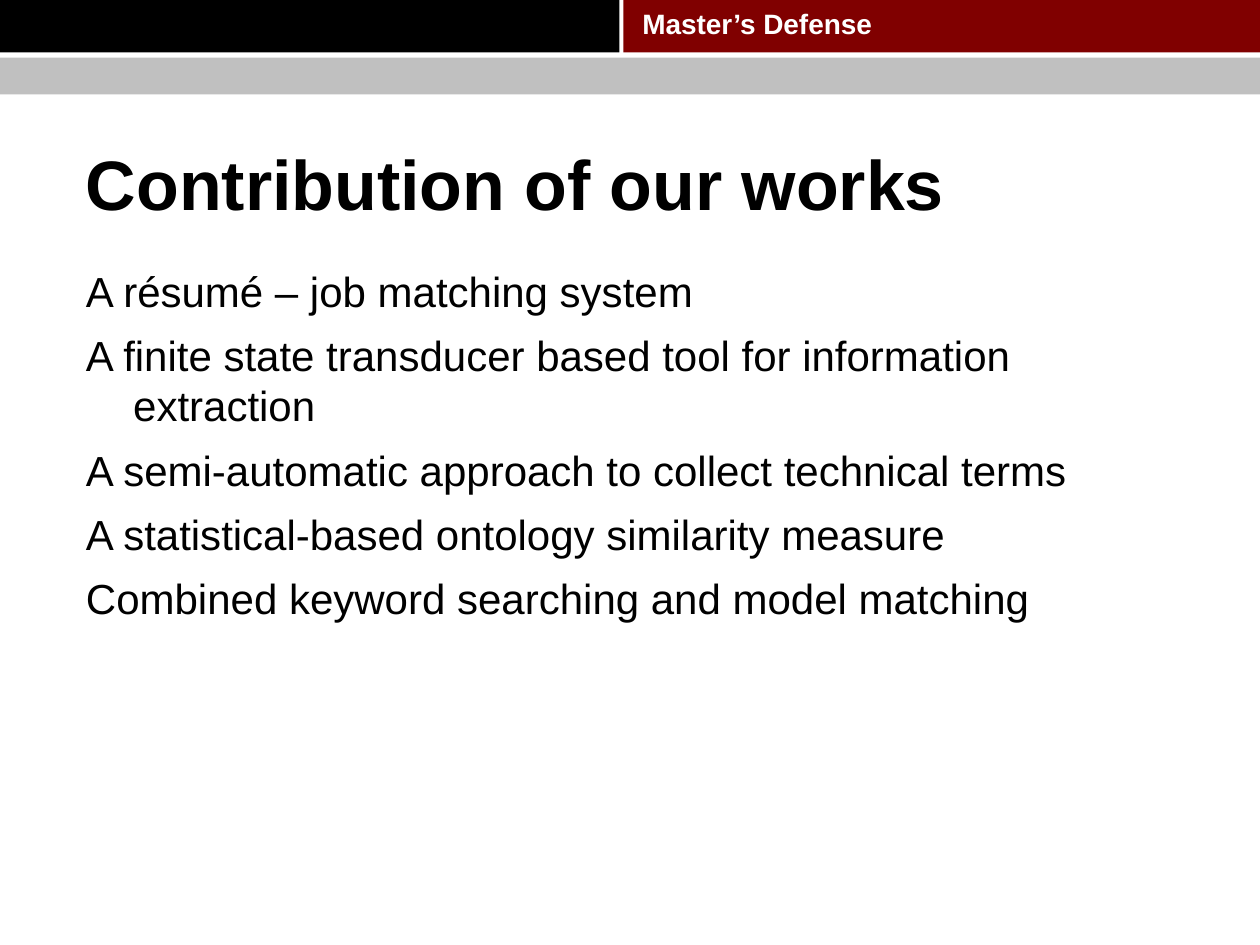
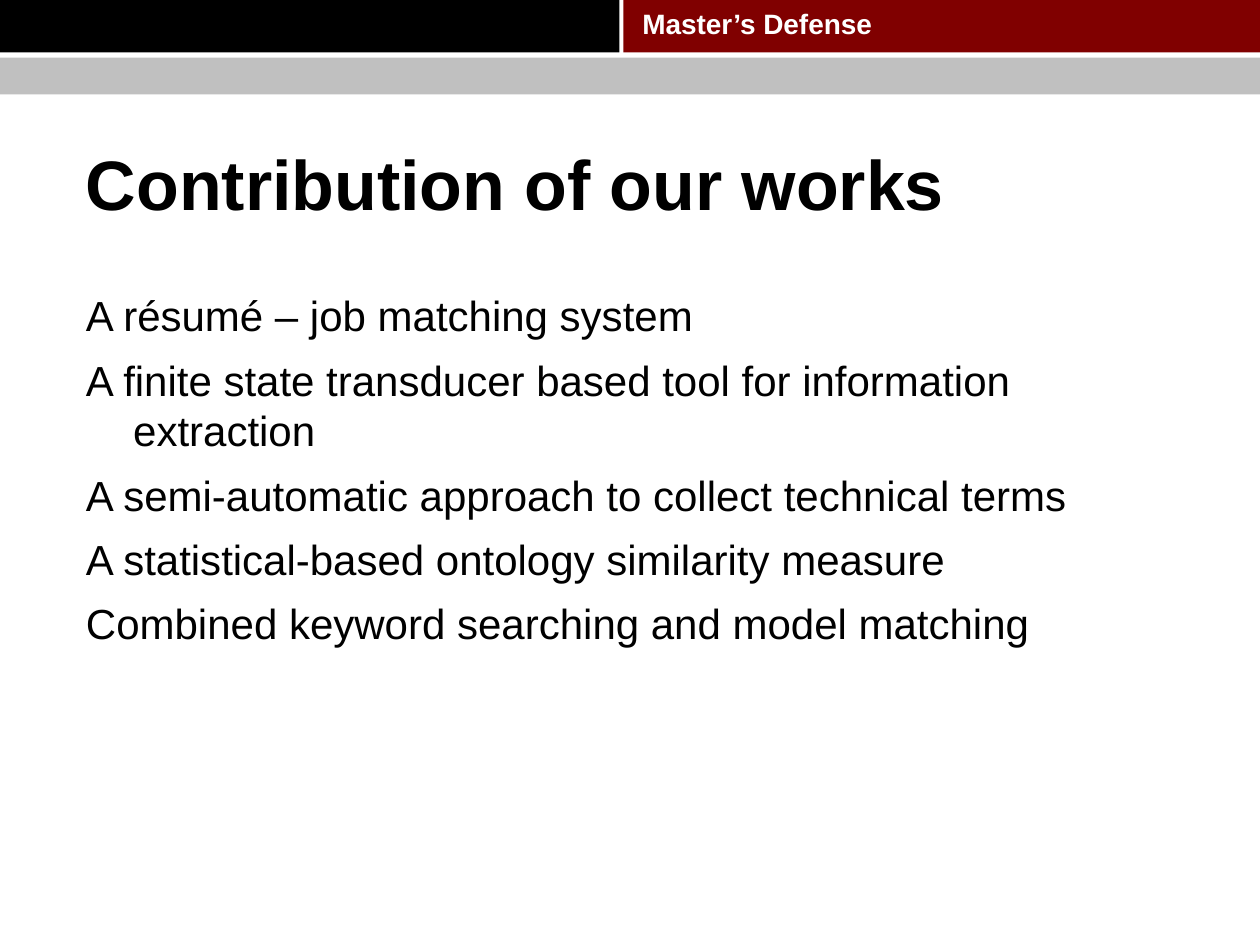
Before and after one commit to pkushiqiang/thesis, a slide deck: slide 7 of media/Master's thesis.pptx (slide 8 before the commit). Drawn at 1260x945 pixels with LibreOffice and Linux fonts; fonts in the diff are those of the drawing; background and template pictures are left out. Boxes give left, top, right and bottom in pixels: in the first picture for what was removed or moved away, otherwise in the second. Text is boxed around its words. In the diff, an @@ line names an element or a change of style, - is before the commit and + after.

```diff
--- a/media/Master's thesis.pptx
+++ b/media/Master's thesis.pptx
@@ text "A résumé – job matching ...": place and size @@
-text "A résumé – job matching ..." at bbox=[86, 276, 1066, 623]
+text "A résumé – job matching ..." at bbox=[86, 300, 1066, 648]
```
Also in this commit, not shown: 11 other slides changed, 4 slides added, 3 slides removed.
